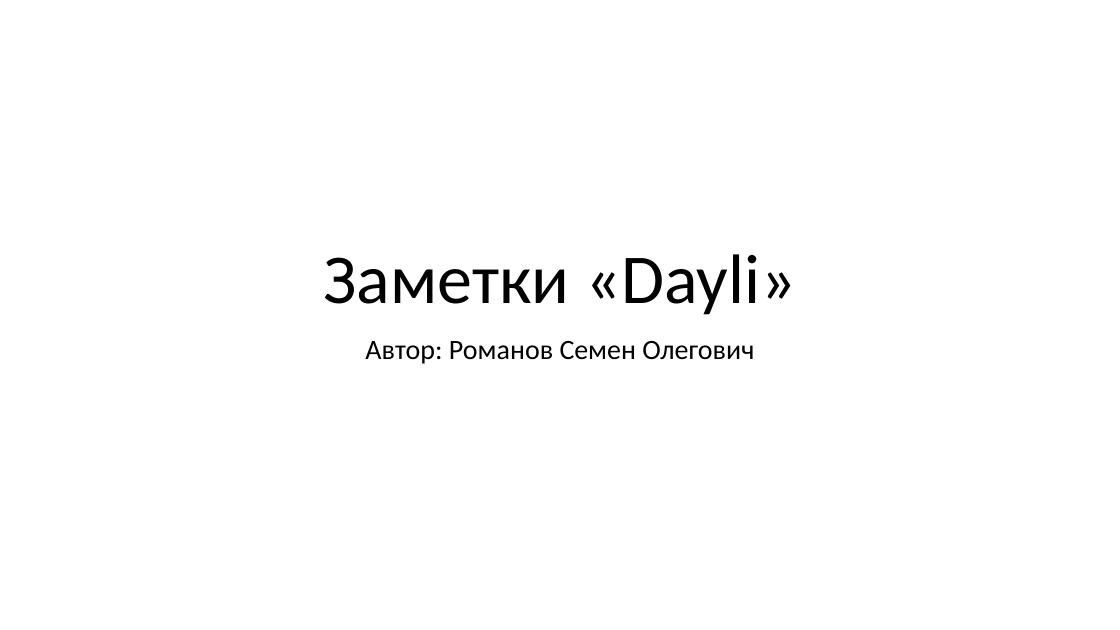
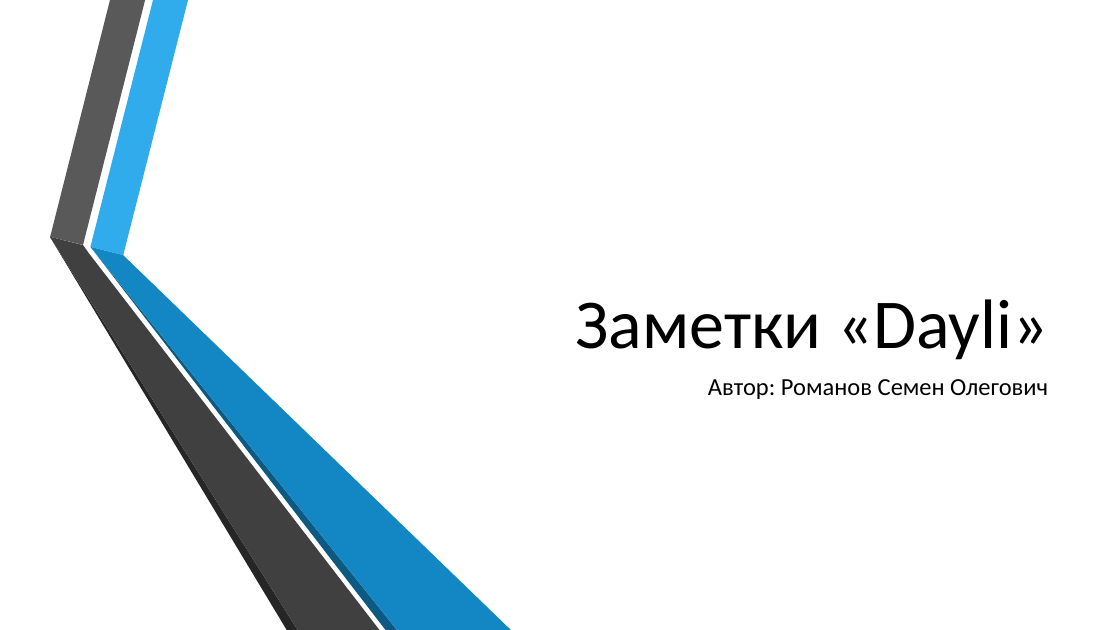
Before and after one commit to Dragonfly774/daily, a slide deck: slide 1 of Заметки «Dayli».pptx. Drawn at 1120x630 pixels with LibreOffice and Linux fonts; fonts in the diff are those of the drawing; background and template pictures are left out. Boxes give left, top, right and bottom in pixels: in the first picture for what was removed or moved away, otherwise in the second. Text is boxed around its words. In the diff, an @@ line names an element or a change of style, - is before the commit and + after.

```diff
--- a/Заметки «Dayli».pptx
+++ b/Заметки «Dayli».pptx
@@ title "Заметки «Dayli»": place and size @@
-title "Заметки «Dayli»" at (324,254,796,315)
+title "Заметки «Dayli»" at (576,299,1048,360)
@@ title "Заметки «Dayli»" at (576,299,1048,360): alignment centre to right; line spacing 0.9 to 1 @@
@@ group added at (50,0,512,630): 6 freeform shapes @@
@@ subtitle "Автор: Романов Семен Олегович": place and size @@
-subtitle "Автор: Романов Семен Олегович" at (365,341,754,364)
+subtitle "Автор: Романов Семен Олегович" at (708,379,1048,399)
@@ subtitle "Автор: Романов Семен Олегович" at (708,379,1048,399): size 24 to 21 pt; alignment centre to right; line spacing 0.9 to 1 @@
```
Also in this commit, not shown: 4 other slides changed, 2 other files.
